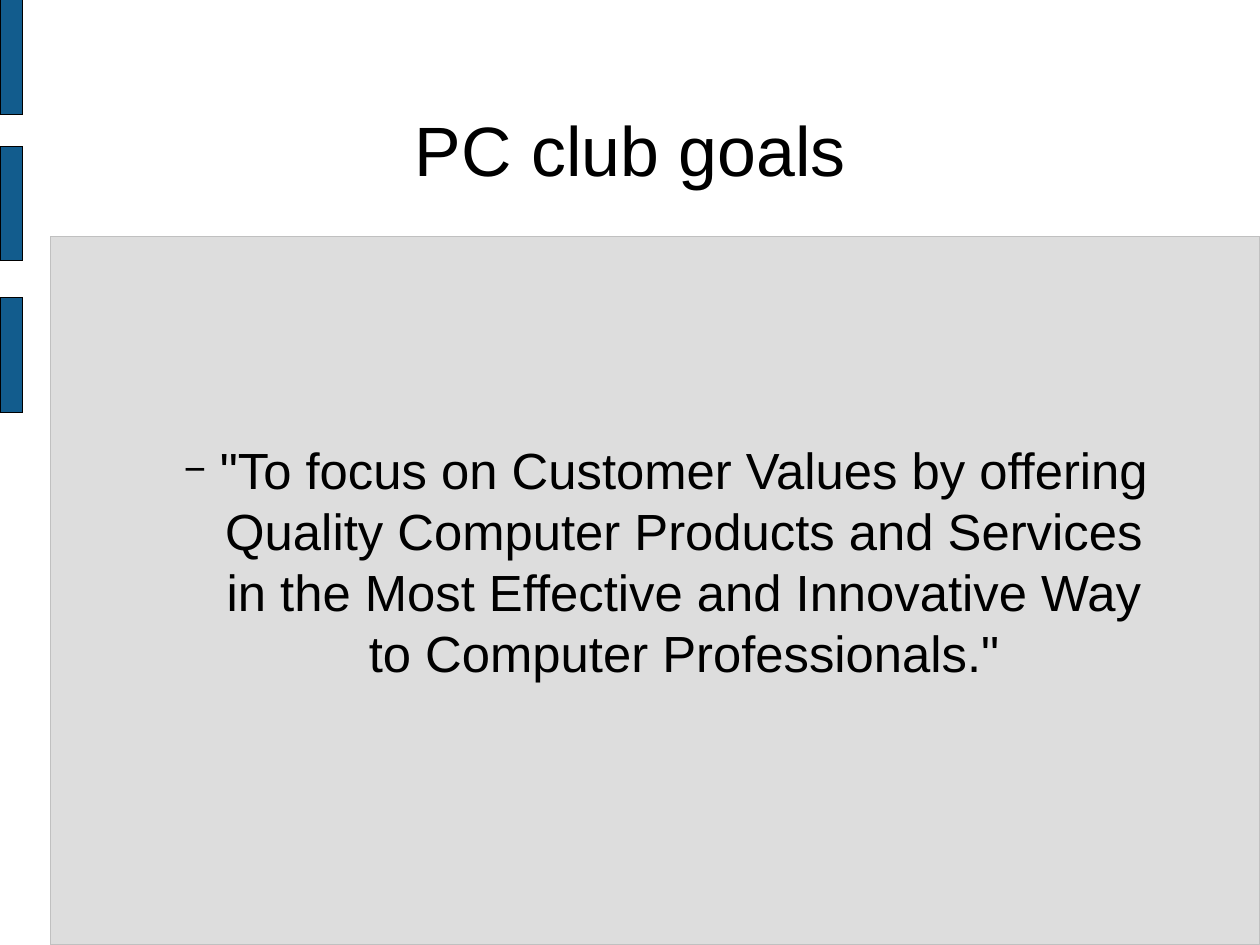
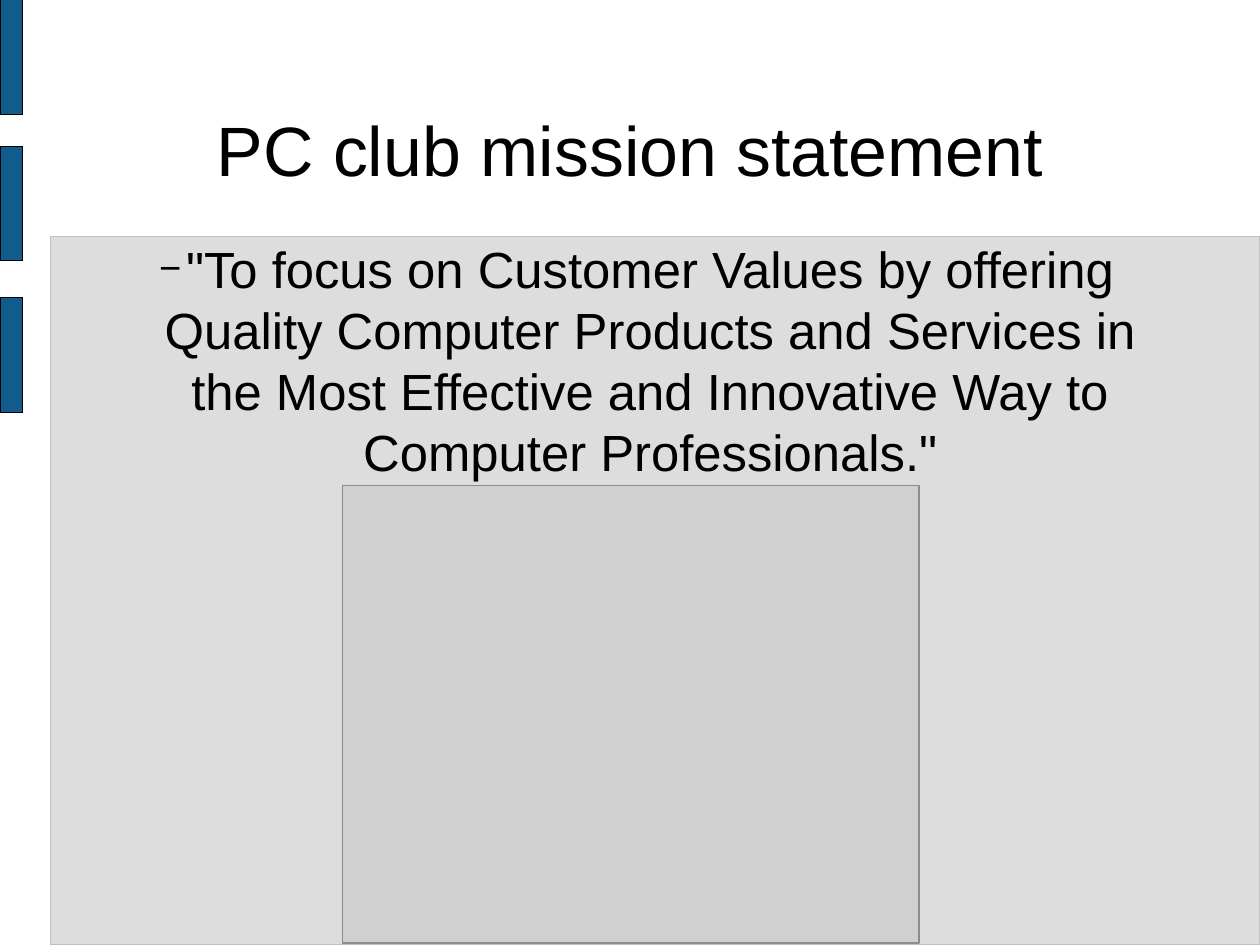
Before and after one commit to wgrand08/tether, a slide deck: slide 3 of trunk/schoolwork/final_presentation.odp. Drawn at 1260x945 pixels with LibreOffice and Linux fonts; fonts in the diff are those of the drawing; grey boxes stand for pictures. Boxes give left, top, right and bottom in pixels: in the first picture for what was removed or moved away, otherwise in the second. Text is boxed around its words. In the diff, an @@ line names an element or a change of style, - is before the commit and + after.

```diff
--- a/trunk/schoolwork/final_presentation.odp
+++ b/trunk/schoolwork/final_presentation.odp
@@ subtitle ""To focus on Customer Values ...": place and size @@
-subtitle ""To focus on Customer Values ..." at <box>220,452,1147,682</box>
+subtitle ""To focus on Customer Values ..." at <box>165,251,1136,481</box>
@@ subtitle ""To focus on Customer Values ..." at <box>165,251,1136,481</box>: indent changed @@
@@ title at <box>217,125,1043,177</box>: text changed @@
-PC club goals
+PC club mission statement
@@ picture added at <box>343,486,919,943</box> @@
```
Also in this commit, not shown: 4 other slides changed, 7 slides added, 2 slides removed, 1 other file.
